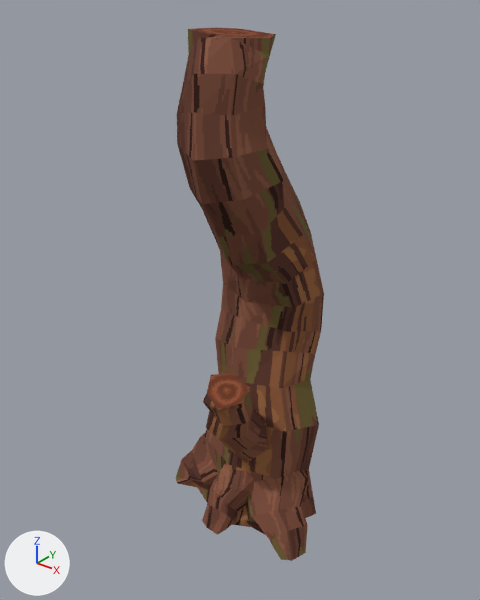
Before and after pictures for a commit that changed the Blender file output/anthill/models-v1/AN12-wall-root/AN12.blend.
Camera for both pictures: a 50 mm lens placed at (2.9, -4.37, 4.34), pointed at (0.02, -0.78, 2.11). The lights are fixed; the arrows at lower left show +X, +Y and +Z. The first picture is the older version.

The first picture shows 'AN12a_Props', 'AN12a_Root'.
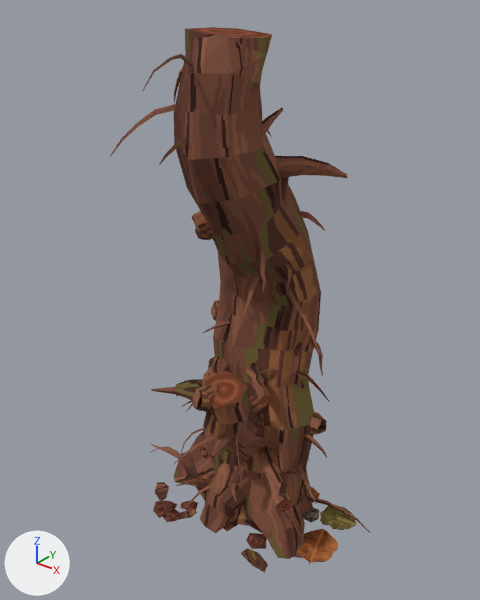
Where the change shows, as pixel boxes (x1, y1, x2, y2) in the pictures (480 x 600 px; the box of a moved part takes in the faces that stretch with it):
'AN12a_Root', reshaped (75% wider)
    before: (176, 29, 324, 561)
    after: (110, 29, 370, 559)
'AN12a_Props', reshaped (136% wider, 43% taller)
    before: (190, 28, 276, 410)
    after: (153, 27, 357, 573)
part 1 of me_an12a_root, moved or reshaped
    before: (177, 29, 324, 527)
    after: (174, 29, 321, 526)
part 2 of me_an12a_root, moved or reshaped
    before: (203, 388, 268, 463)
    after: (203, 387, 266, 461)
part 3 of me_an12a_root, moved or reshaped
    before: (176, 432, 218, 491)
    after: (173, 432, 216, 486)
part 4 of me_an12a_root, moved or reshaped
    before: (246, 469, 310, 561)
    after: (243, 469, 307, 559)
part 5 of me_an12a_root, moved or reshaped
    before: (202, 464, 254, 535)
    after: (200, 462, 252, 533)
part 6 of me_an12a_root, added
    after: (110, 54, 370, 544)
part 7 of me_an12a_props, moved or reshaped
    before: (190, 28, 276, 38)
    after: (188, 27, 272, 38)
part 8 of me_an12a_props, moved or reshaped
    before: (207, 373, 250, 410)
    after: (205, 372, 247, 408)
part 9 of me_an12a_props, added
    after: (153, 341, 357, 573)
part 10 of me_an12a_props, added (mostly hidden)
    after: (281, 177, 289, 206)

The change, as a diff of the scene's bpy script:
```diff
--- a/output/anthill/models-v1/AN12-wall-root/AN12.blend.py
+++ b/output/anthill/models-v1/AN12-wall-root/AN12.blend.py
@@ me_an12a_root @@
 # used by ob_an12a_root; location = (0.0, 0.0, 0.0)
-me_an12a_root.from_pydata(...)  # 251 vertices, 227 faces; spans x -0.76..0.76, y -1.31..0.0, z 0.0..4.04
+me_an12a_root.from_pydata(...)  # 1221 vertices, 1020 faces; spans x -1.09..1.09, y -1.71..0.0, z 0.0..4.04
+# me_an12a_root part 1: the loose piece of 119 vertices spanning x -0.56..0.59, y -1.31..0.0, z 0.0..4.04 is moved by (-0.03, 0.0, 0.0)
+# me_an12a_root part 2: the loose piece of 42 vertices spanning x -0.2..0.34, y -1.27..-0.38, z 0.54..1.59 is moved by (-0.03, 0.0, 0.0)
+# me_an12a_root part 3: the loose piece of 30 vertices spanning x -0.76..0.13, y -0.91..-0.25, z 0.0..0.72 is moved by (-0.03, 0.0, 0.0)
+# me_an12a_root part 4: the loose piece of 30 vertices spanning x -0.12..0.76, y -1.01..-0.29, z 0.0..0.73 is moved by (-0.03, 0.0, 0.0)
+# me_an12a_root part 5: the loose piece of 30 vertices spanning x -0.26..0.26, y -1.14..-0.39, z 0.0..0.59 is moved by (-0.03, 0.0, 0.0)
+# me_an12a_root part 6: 970 vertices added at x -1.09..1.09, y -1.71..-0.06, z 0.03..3.93
 me_an12a_root.materials.append(mat_m_ant_root)
@@ me_an12a_props @@
 # used by ob_an12a_props; location = (0.0, 0.0, 0.0)
-me_an12a_props.from_pydata(...)  # 13 vertices, 2 faces; spans x -0.25..0.33, y -1.27..-0.54, z 1.44..4.04
+me_an12a_props.from_pydata(...)  # 683 vertices, 676 faces; spans x -0.94..0.97, y -1.33..-0.06, z 0.0..4.04
+# me_an12a_props part 7: the loose piece of 7 vertices spanning x -0.25..0.28, y -1.08..-0.54, z 4.0..4.04 is moved by (-0.03, 0.0, 0.0)
+# me_an12a_props part 8: the loose piece of 6 vertices spanning x -0.02..0.33, y -1.27..-0.99, z 1.44..1.59 is moved by (-0.03, 0.0, 0.0)
+# me_an12a_props part 9: 610 vertices added at x -0.94..0.97, y -1.33..-0.06, z 0.0..1.76
+# me_an12a_props part 10: 54 vertices added at x -0.38..0.31, y -0.9..-0.17, z 2.57..3.07
+# other edits to the shape of me_an12a_props do not show in these pictures
 me_an12a_props.materials.append(mat_m_ant_props)
```
